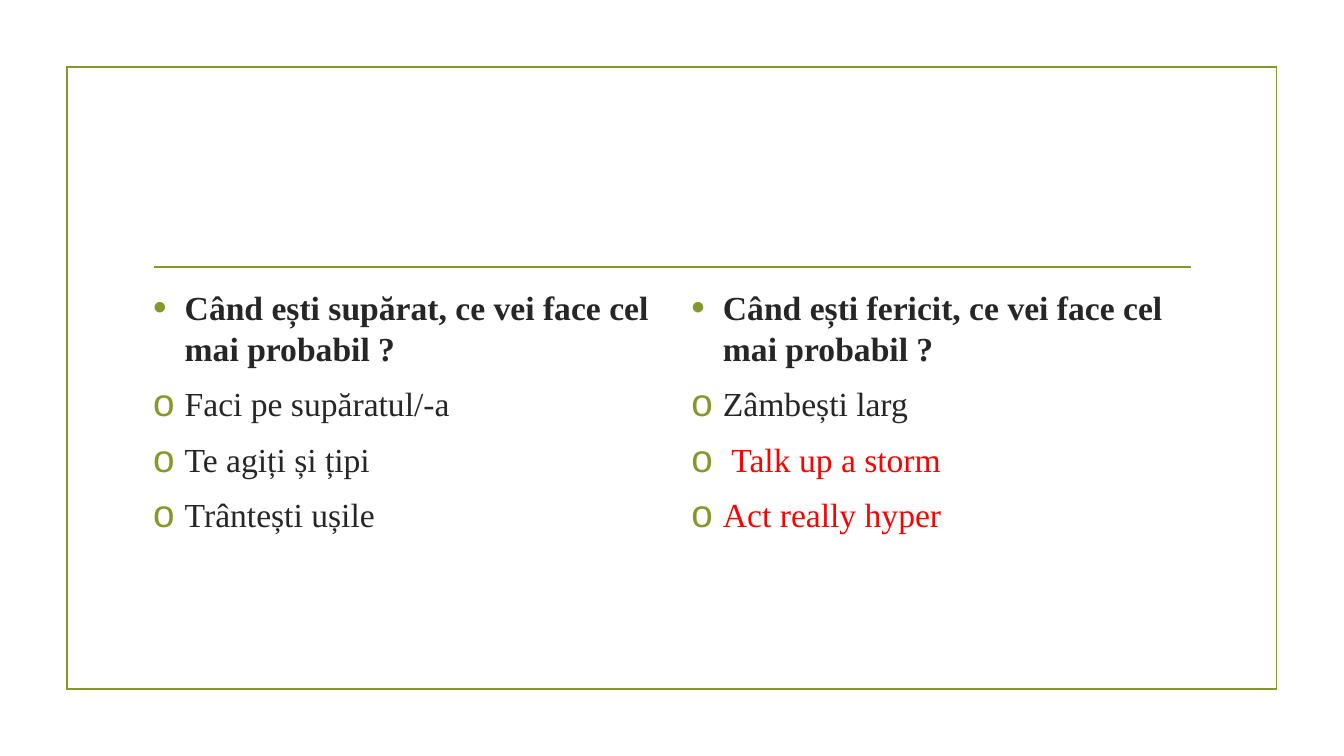
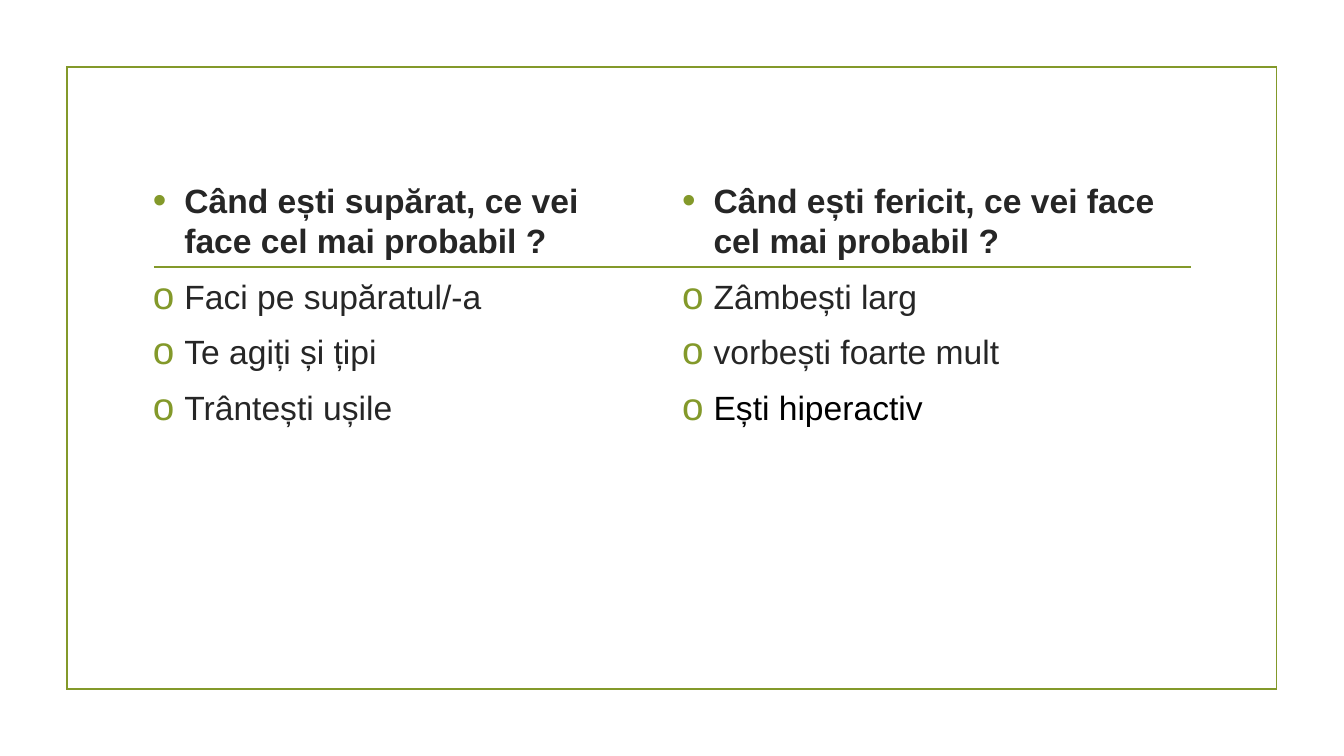
Before and after one commit to perleta/Proiect-PRACTICA, a slide deck: slide 5 of Modulul 3.pptx. Drawn at 1344x756 pixels with LibreOffice and Linux fonts; fonts in the diff are those of the drawing; background and template pictures are left out. Boxes give left, top, right and bottom in pixels: in the first picture for what was removed or moved away, otherwise in the second. Text is boxed around its words. In the diff, an @@ line names an element or a change of style, - is before the commit and + after.

```diff
--- a/Modulul 3.pptx
+++ b/Modulul 3.pptx
@@ text "Când ești supărat, ce vei ...": place and size @@
-text "Când ești supărat, ce vei ..." at [185, 296, 648, 534]
+text "Când ești supărat, ce vei ..." at [184, 188, 579, 427]
@@ text "Când ești supărat, ce vei ..." at [184, 188, 579, 427]: font Times New Roman to Arial @@
@@ text "Când ești fericit, ce vei ...": place and size @@
-text "Când ești fericit, ce vei ..." at [723, 296, 1162, 534]
+text "Când ești fericit, ce vei ..." at [714, 188, 1154, 427]
@@ text at [714, 188, 1154, 316]: font Times New Roman to Arial in "Când ești fericit, ce vei face cel ...", "Zâmbești larg" @@
@@ text at [714, 339, 999, 427]: text changed; font Times New Roman to Arial; text colour #FF0000 to #262626 @@
-o Talk up a storm
-o Act really hyper
+o vorbești foarte mult
+o Ești hiperactiv
```
Also in this commit, not shown: 6 other slides changed, 5 slides added.
